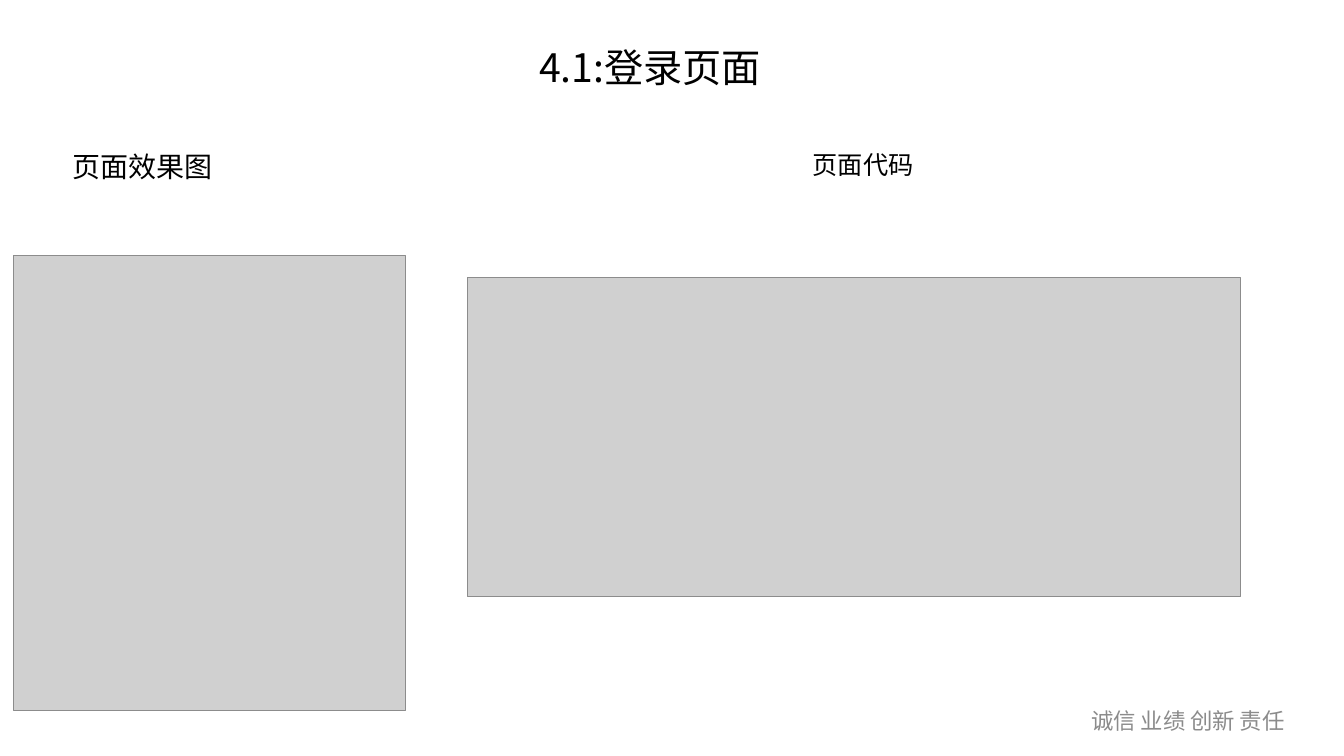
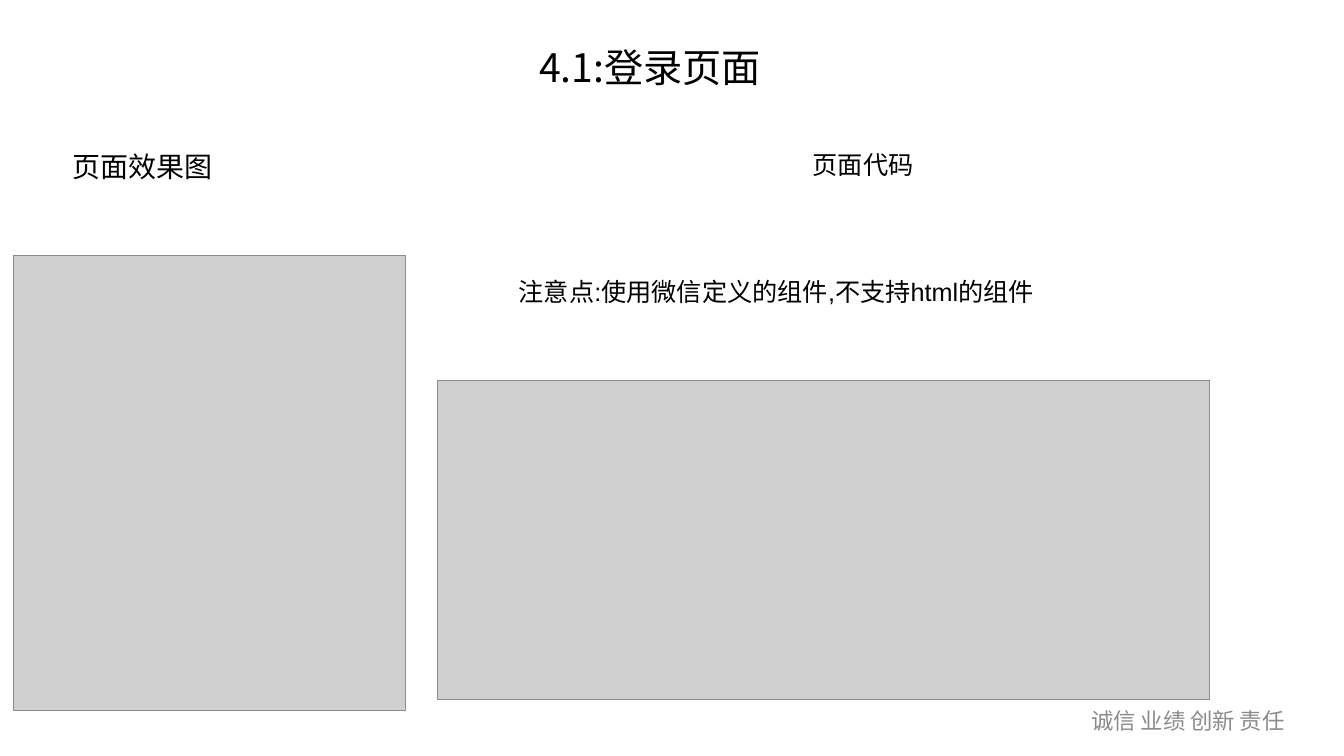
Before and after one commit to roet80736/WXMiniTraining, a slide deck: slide 6 of 微信小程序初级入门.pptx. Drawn at 1344x756 pixels with LibreOffice and Linux fonts; fonts in the diff are those of the drawing; grey boxes stand for pictures; background and template pictures are left out. Boxes give left, top, right and bottom in pixels: in the first picture for what was removed or moved away, otherwise in the second. Text is boxed around its words. In the diff, an @@ line names an element or a change of style, - is before the commit and + after.

```diff
--- a/微信小程序初级入门.pptx
+++ b/微信小程序初级入门.pptx
@@ text added at (x1=519, y1=279, x2=1034, y2=305), 18 pt, text #000000 @@
+注意点:使用微信定义的组件,不支持html的组件
@@ picture moved from (x1=468, y1=277, x2=1241, y2=597) to (x1=438, y1=380, x2=1211, y2=700) @@
```
Also in this commit, not shown: 1 other slide changed, 4 slides added, 5 slides removed.
